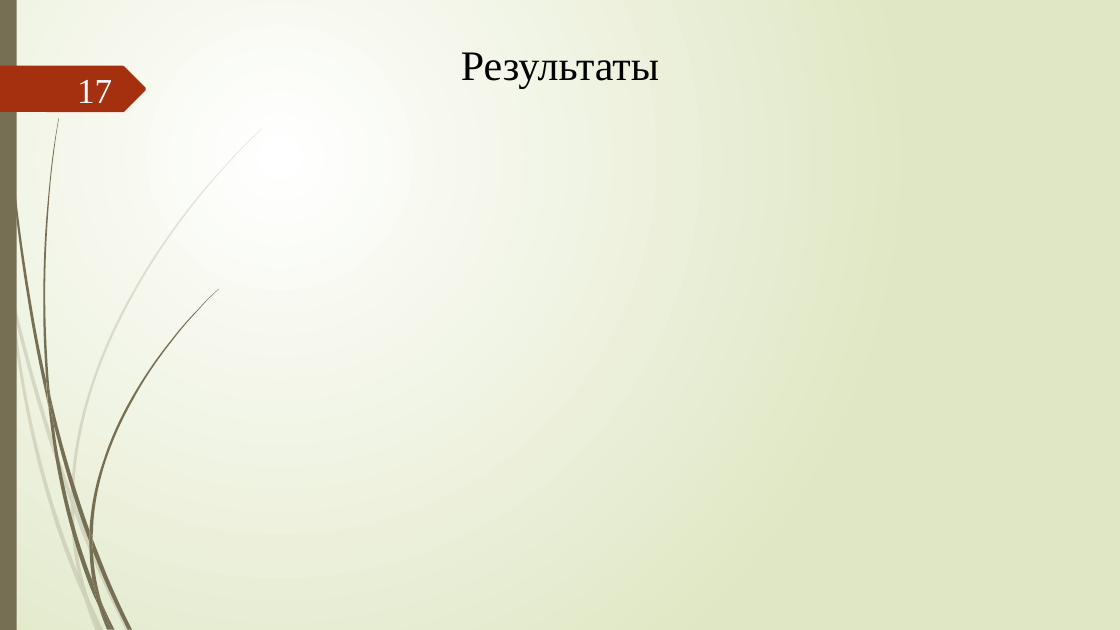
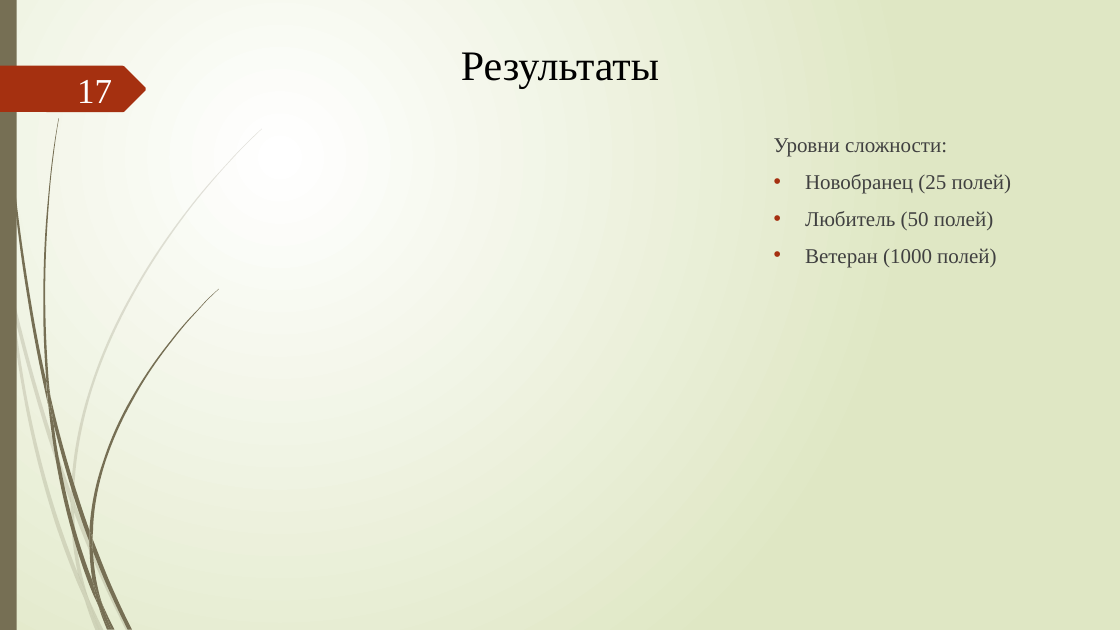
Before and after one commit to xex238/Diploma_2022, a slide deck: slide 17 of docs/Отчёты/ВКР/Новицкий_МПИ-20-4-2_ВКР_Презентация (v. 2.0).pptx. Drawn at 1120x630 pixels with LibreOffice and Linux fonts; fonts in the diff are those of the drawing. Boxes give left, top, right and bottom in pixels: in the first picture for what was removed or moved away, otherwise in the second. Text is boxed around its words. In the diff, an @@ line names an element or a change of style, - is before the commit and + after.

Commit message:
Подготовлен отчёт к предзащите: добавлены результаты, завершено оформление работы. Изменена презентация к предзащите

```diff
--- a/docs/Отчёты/ВКР/Новицкий_МПИ-20-4-2_ВКР_Презентация (v. 2.0).pptx
+++ b/docs/Отчёты/ВКР/Новицкий_МПИ-20-4-2_ВКР_Презентация (v. 2.0).pptx
@@ text added at <box>774,138,1011,267</box>, 18 pt, text #404040 @@
+Уровни сложности:
+• Новобранец (25 полей)
+• Любитель (50 полей)
+• Ветеран (1000 полей)
```
Also in this commit, not shown: 8 other slides changed, 1 slide added, 1 slide removed, 14 other files.
